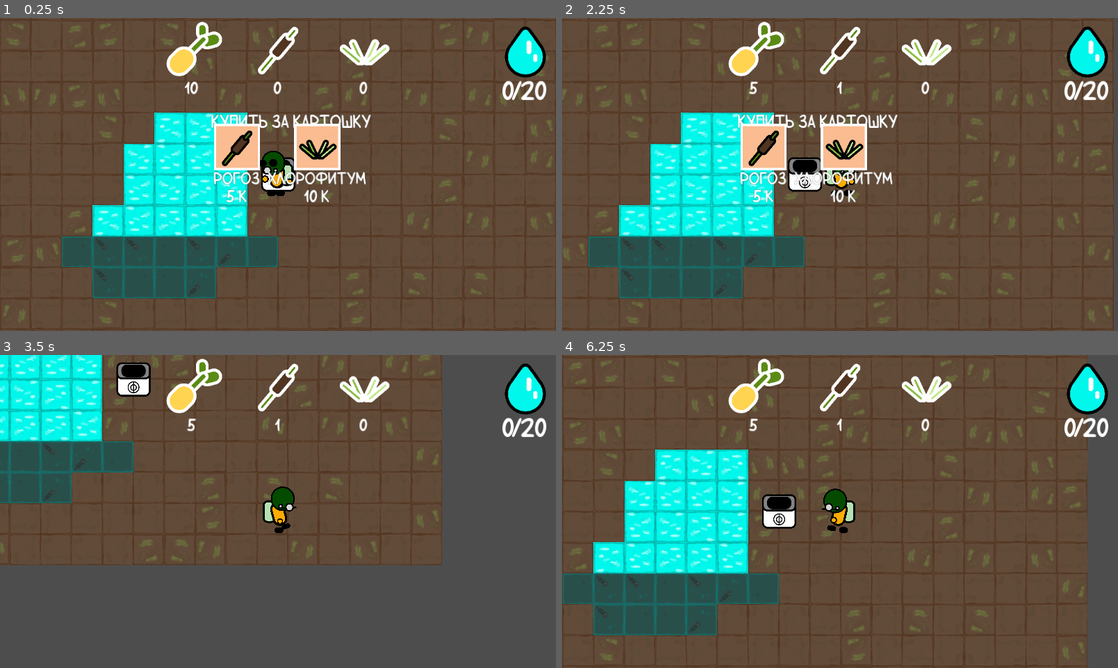
Above: before the commit, frames 1-4 (two rows, left to right).
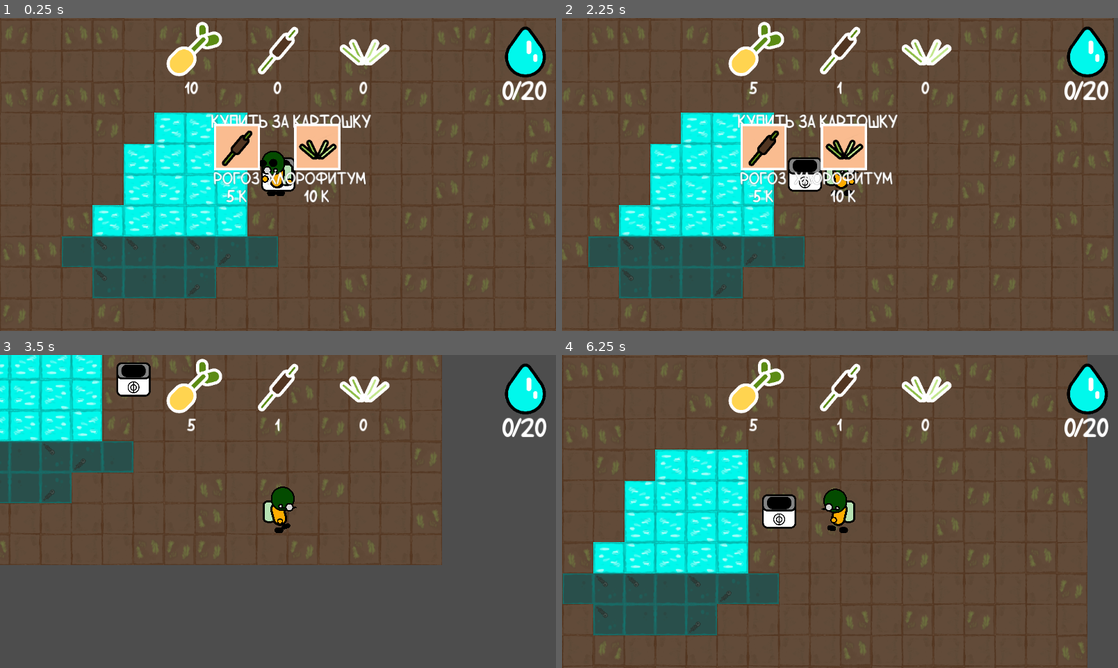
Above: after the commit, the same moments.

Repository: Voladsky/start-game-jam-2024
Game: Godot game, scene res://world/world.tscn
Same seed, same stepped clock (60 frames per second), same inputs: the game is played once before the commit and once after it.
Inputs (mouse positions are in pixels of both pictures, inside the frame that each line leads up to):
- Up to frame 1 (0.25 s): no input
- Up to frame 2 (2.25 s): click (801, 146) at 0.5 s; click (878, 146) at 1.25 s; move the mouse to (578, 36) at 2.02 s; press the mouse at (578, 36) at 2.03 s; hold D (move_right) from 2.03 s (still down)
- Up to frame 3 (3.5 s): move the mouse to (5, 373) at 2.77 s; release D (move_right) at 2.78 s; release the mouse at (5, 373) at 2.78 s; hold S (move_down) from 2.78 s (still down); right-click (5, 373) at 2.85 s; click (5, 373) at 2.92 s
- Up to frame 4 (6.25 s): move the mouse to (589, 361) at 3.52 s; release S (move_down) at 3.53 s; press the mouse at (589, 361) at 3.53 s; hold D (move_right) 3.53-4.28 s; move the mouse to (573, 383) at 4.27 s; release the mouse at (573, 383) at 4.28 s; hold W (move_up) 4.28-5.03 s; right-click (573, 383) at 4.35 s; click (573, 383) at 4.42 s; move the mouse to (567, 361) at 5.02 s; press the mouse at (567, 361) at 5.03 s; hold A (move_left) from 5.03 s (still down); move the mouse to (578, 373) at 5.77 s; release the mouse at (578, 373) at 5.78 s; right-click (578, 373) at 5.85 s; click (578, 373) at 5.92 s

The runs differ from the first frame. In frame 1, 1.6% of the frame differs, in the area x 0-100%, y 0-100%; in frame 2, 1.5%; in frame 3, 0.8%; in frame 4, 1.6%, in the area x 0-95%, y 0-100%.

Commit message:
NO MORE ROTATION

Diff:
--- a/tilemap/field_tile.gd
+++ b/tilemap/field_tile.gd
@@ -19,7 +19,7 @@
 	$Field.texture = possible_textures[rng.randi() % 3]
 	$Field.flip_h = rng.randi() % 2
 	$Field.flip_v = rng.randi() % 2
-	$Field.rotation_degrees = possible_rotations[rng.randi() % 4]
+	#$Field.rotation_degrees = possible_rotations[rng.randi() % 4]
 
 
 func _input_event(_viewport, _event, _shape_idx):
